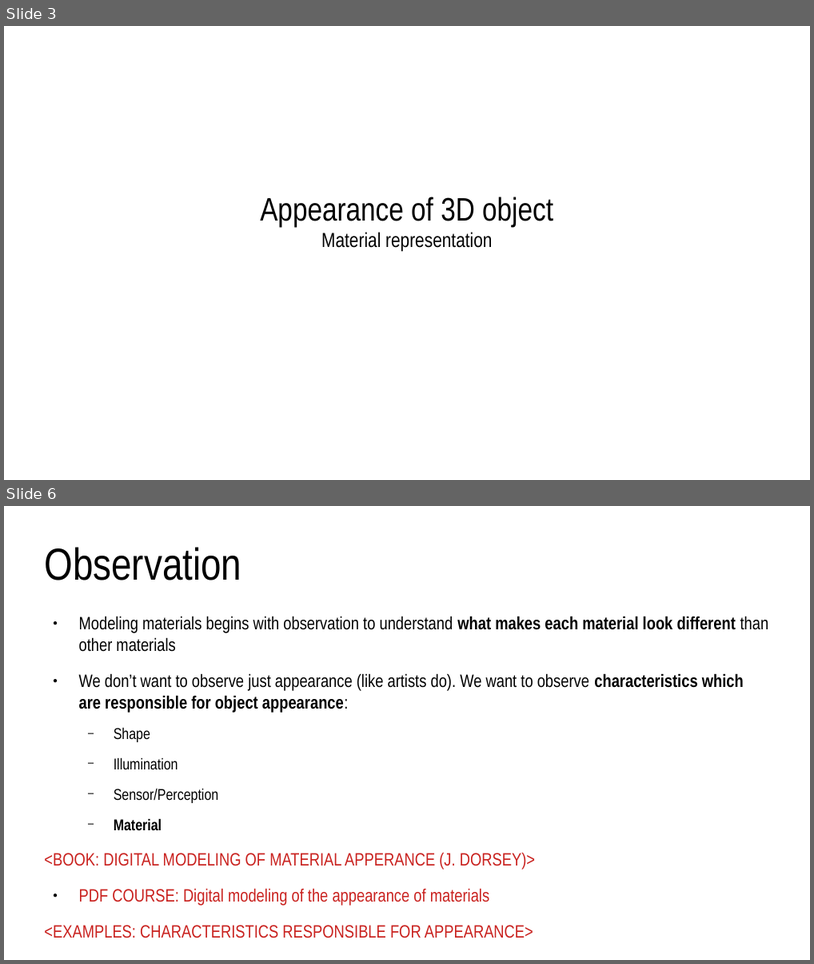
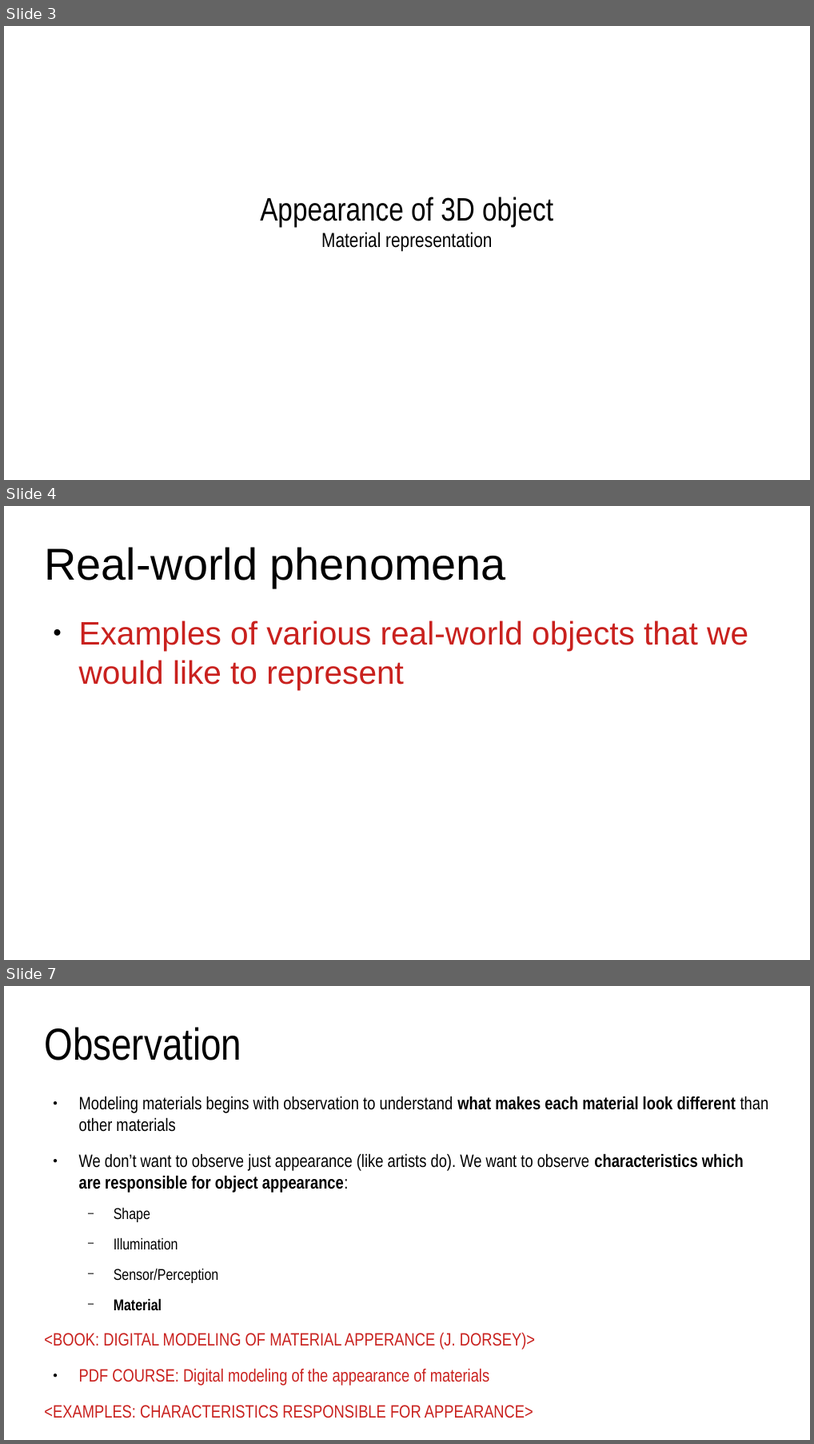
Before and after one commit to lorentzo/IntroductionToComputerGraphics, a slide deck: lectures/3_foundations_3d_scene/3_2_2_3D_models_material.odp. Shown one above the other, each under a label of ours: slides 3 and 6 before the commit, slides 3, 4 and 7 after it; the slides between them are not shown. The pictures are 814x964 and 814x1444 pixels, drawn with LibreOffice and Linux fonts; fonts in the diff are those of the drawing. Boxes give left, top, right and bottom in pixels: in the first picture for what was removed or moved away, otherwise in the second. Text is boxed around its words. In the diff, an @@ line names an element or a change of style, - is before the commit and + after.

```diff
--- a/lectures/3_foundations_3d_scene/3_2_2_3D_models_material.odp
+++ b/lectures/3_foundations_3d_scene/3_2_2_3D_models_material.odp
@@ slide 4 added at bbox=[4, 506, 810, 960], background #FFFFFF @@
@@ title added at bbox=[44, 547, 506, 588], 44 pt, text #000000 @@
+Real-world phenomena
@@ text added at bbox=[79, 620, 749, 689], 32 pt, text #C9211E @@
+● Examples of various real-world objects that we would like to represent
@@ what was slide 6 is now slide 7 @@
```
Also in this commit, not shown: 5 slides changed, 7 other slides added, 10 other files.
